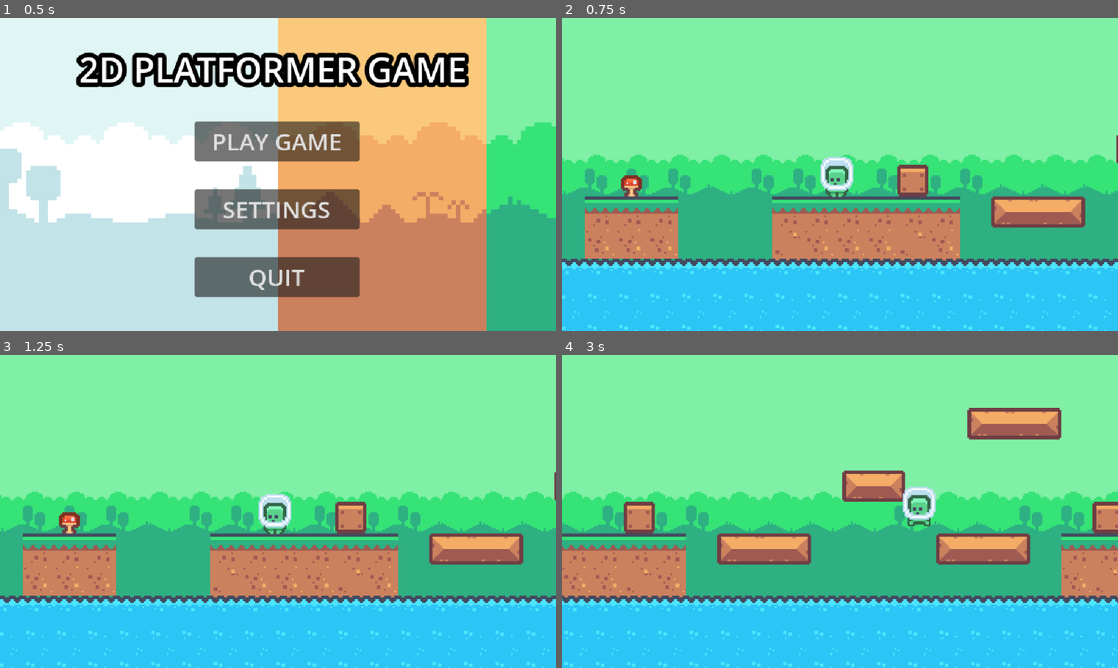
Above: before the commit, frames 1-4 (two rows, left to right).
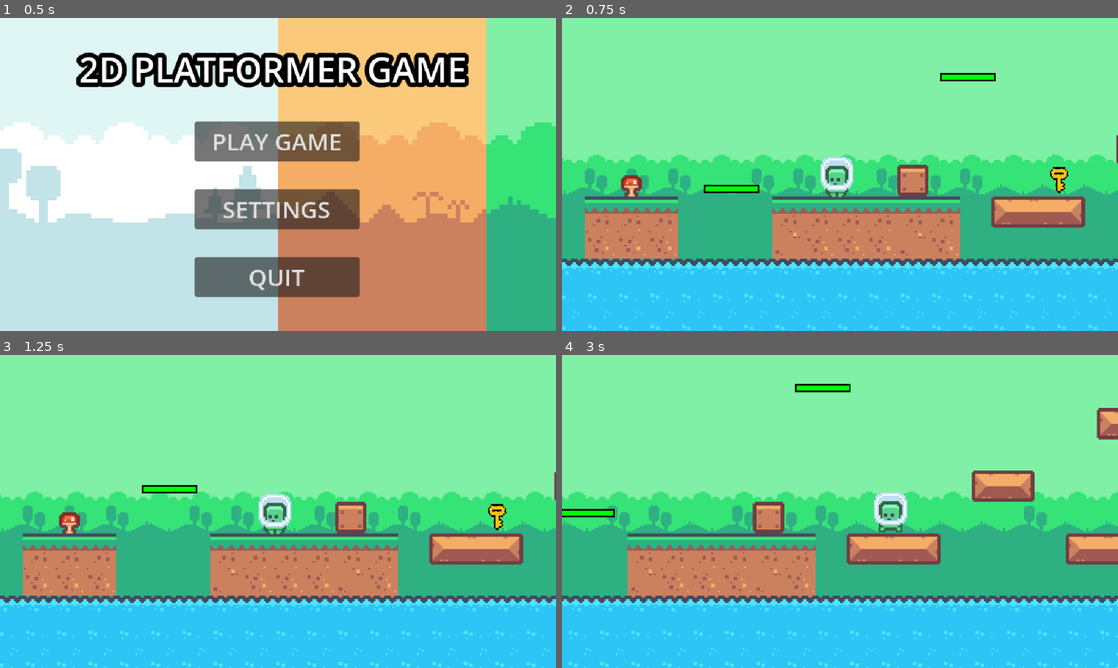
Above: after the commit, the same moments.

Repository: magi03/2D-SideScroller
Game: Godot game, scene res://main_node.tscn
Two runs of this game, one before a commit and one after it. Both use one fixed random seed, a clock stepped at 60 frames per second and the inputs below.
Inputs:
- Up to frame 1 (0.5 s): no input
- Up to frame 2 (0.75 s): click "PLAY GAME" at 0.5 s
- Up to frame 3 (1.25 s): no input
- Up to frame 4 (3 s): hold D (move_right) 1.28-2.78 s; tap Space (jump) at 1.52, 2.27 s; hold A (move_left) from 2.78 s (still down)

Frame 1 is identical in both runs. In frame 2, 0.7% of the frame differs, in the area x 25-92%, y 17-56%; in frame 3, 0.4%; in frame 4, 24%, in the area x 0-100%, y 9-100%.

Commit message:
Added assets
Added keys and moving platforms and enemy

Diff:
--- a/scenes/entities/character_body_2d.gd
+++ b/scenes/entities/character_body_2d.gd
@@ -1,7 +1,7 @@
 extends CharacterBody2D
 
 
-@export var speed : float = 300.0
+@export var speed : float = 200.0
 @export var jump_force : float = -550.0
 @export var jump_time : float = 0.25
 @export var coyote_time : float = 0.075
--- a/scenes/levels/key.tscn
+++ b/scenes/levels/key.tscn
@@ -7,6 +7,8 @@
 size = Vector2(31, 37.5)
 
 [node name="Key" type="Area2D"]
+collision_layer = 3
+collision_mask = 8
 script = ExtResource("1_y6dqw")
 
 [node name="CollisionShape2D" type="CollisionShape2D" parent="."]
--- a/scenes/levels/level_01.tscn
+++ b/scenes/levels/level_01.tscn
@@ -1,10 +1,13 @@
-[gd_scene load_steps=11 format=3 uid="uid://cp8rr6higsvmc"]
+[gd_scene load_steps=18 format=3 uid="uid://cp8rr6higsvmc"]
 
 [ext_resource type="Script" uid="uid://cx2yg4vosiomn" path="res://assets/scripts/classes/level.gd" id="1_uvc87"]
 [ext_resource type="Texture2D" uid="uid://dt157phfvn51m" path="res://assets/sprites/tilemap.png" id="2_qdh5e"]
 [ext_resource type="Texture2D" uid="uid://dfudybjauh4f0" path="res://assets/sprites/tilemap-backgrounds.png" id="3_50wog"]
 [ext_resource type="PackedScene" uid="uid://w80ghak1gf05" path="res://scenes/entities/obstacles/danger_zone.tscn" id="3_qdh5e"]
 [ext_resource type="PackedScene" uid="uid://c0fitfbhauy3x" path="res://scenes/entities/character_body_2d.tscn" id="4_1ey3t"]
+[ext_resource type="PackedScene" uid="uid://d18au0v2hae73" path="res://scenes/levels/walking_enemy.tscn" id="6_50wog"]
+[ext_resource type="PackedScene" uid="uid://4jpc0jfcdyvr" path="res://scenes/levels/key.tscn" id="7_1ey3t"]
+[ext_resource type="PackedScene" uid="uid://cw05xajde1gld" path="res://scenes/moving_platform.tscn" id="8_t0hvh"]
 
 [sub_resource type="TileSetAtlasSource" id="TileSetAtlasSource_nr3cb"]
 texture = ExtResource("2_qdh5e")
@@ -398,6 +401,29 @@
 tile_size = Vector2i(24, 24)
 sources/0 = SubResource("TileSetAtlasSource_qgxqk")
 
+[sub_resource type="RectangleShape2D" id="RectangleShape2D_1ey3t"]
+
+[sub_resource type="Curve2D" id="Curve2D_kfebt"]
+resource_local_to_scene = true
+_data = {
+"points": PackedVector2Array(0, 0, 0, 0, 0, 0, 0, 0, 0, 0, 242, -6, 0, 0, 0, 0, 0, -1)
+}
+point_count = 3
+
+[sub_resource type="Curve2D" id="Curve2D_r72dd"]
+resource_local_to_scene = true
+_data = {
+"points": PackedVector2Array(0, 0, 0, 0, 0, 0, 0, 0, 0, 0, -1, -94, 0, 0, 0, 0, 120, -97, 0, 0, 0, 0, 122, 1, 0, 0, 0, 0, 1, 0)
+}
+point_count = 5
+
+[sub_resource type="Curve2D" id="Curve2D_ijn0p"]
+resource_local_to_scene = true
+_data = {
+"points": PackedVector2Array(0, 0, 0, 0, 0, 0, 0, 0, 0, 0, 1, -105, 0, 0, 0, 0, 0, 1)
+}
+point_count = 3
+
 [node name="Level" type="Node2D" node_paths=PackedStringArray("level_start_pos")]
 script = ExtResource("1_uvc87")
 level_id = 1
@@ -435,3 +461,38 @@
 
 [node name="PlayerStart" type="Node2D" parent="."]
 position = Vector2(-65, -25)
+
+[node name="Walking enemy" parent="." instance=ExtResource("6_50wog")]
+position = Vector2(1106, 37)
+
+[node name="DangerZone" parent="Walking enemy" instance=ExtResource("3_qdh5e")]
+position = Vector2(2, -6)
+
+[node name="CollisionShape2D" type="CollisionShape2D" parent="Walking enemy/DangerZone"]
+position = Vector2(1, -3)
+shape = SubResource("RectangleShape2D_1ey3t")
+
+[node name="Keys" type="Node2D" parent="."]
+
+[node name="Key" parent="Keys" instance=ExtResource("7_1ey3t")]
+position = Vector2(80, -85)
+
+[node name="Key2" parent="Keys" instance=ExtResource("7_1ey3t")]
+position = Vector2(373, -229)
+
+[node name="Key3" parent="Keys" instance=ExtResource("7_1ey3t")]
+position = Vector2(934, -151)
+
+[node name="MovingPlatforms" type="Node2D" parent="."]
+
+[node name="Moving_platform" parent="MovingPlatforms" instance=ExtResource("8_t0hvh")]
+position = Vector2(622, -139)
+curve = SubResource("Curve2D_kfebt")
+
+[node name="Moving_platform2" parent="MovingPlatforms" instance=ExtResource("8_t0hvh")]
+position = Vector2(118, -133)
+curve = SubResource("Curve2D_r72dd")
+
+[node name="Moving_platform3" parent="MovingPlatforms" instance=ExtResource("8_t0hvh")]
+position = Vector2(-154, -7)
+curve = SubResource("Curve2D_ijn0p")
